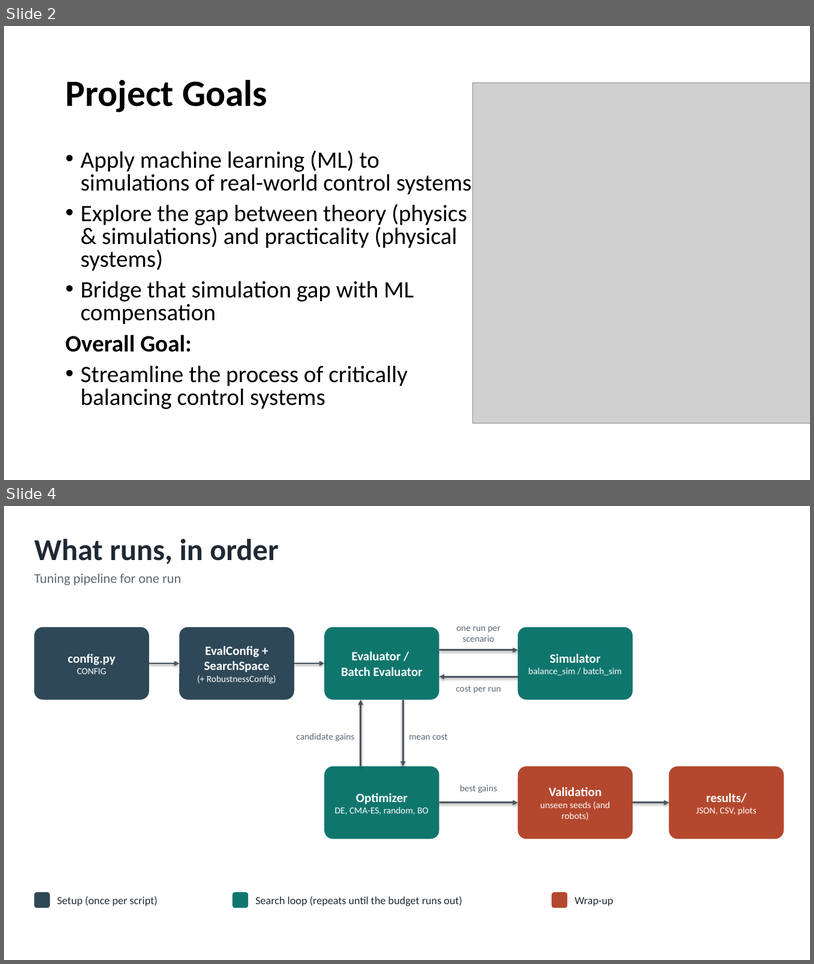
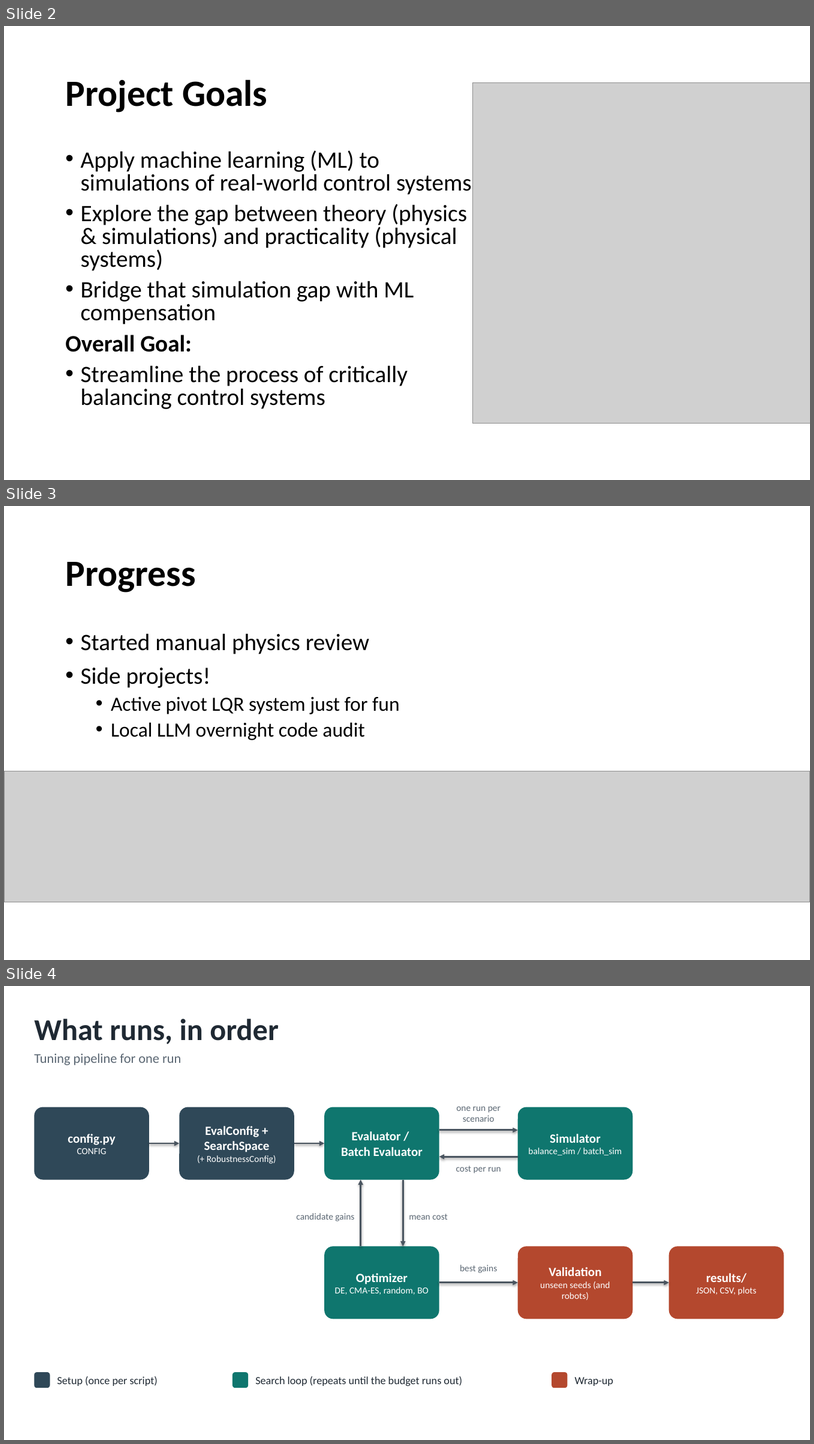
Before and after one commit to evandm4/engr-10301h-balancing-robot, a slide deck: docs/Evan Moore Progress Update.pptx. Shown one above the other, each under a label of ours: slides 2 and 4 before the commit, slides 2, 3 and 4 after it; the slides between them are not shown. The pictures are 814x964 and 814x1444 pixels, drawn with LibreOffice and Linux fonts; fonts in the diff are those of the drawing; grey boxes stand for pictures. Boxes give left, top, right and bottom in pixels: in the first picture for what was removed or moved away, otherwise in the second. Text is boxed around its words. In the diff, an @@ line names an element or a change of style, - is before the commit and + after.

```diff
--- a/docs/Evan Moore Progress Update.pptx
+++ b/docs/Evan Moore Progress Update.pptx
@@ slide 3 added at (4, 506, 810, 960), background #FFFFFF @@
@@ title added at (65, 562, 195, 592), 44 pt, text #000000, bold @@
+Progress
@@ text added at (81, 633, 400, 740), 24 pt, text #000000 @@
+• Started manual physics review
+• Side projects!
+  • Active pivot LQR system just for fun
+  • Local LLM overnight code audit
@@ picture added at (4, 771, 810, 902) @@
```
Also in this commit, not shown: 4 slides changed, 1 slide removed, 44 other files.
